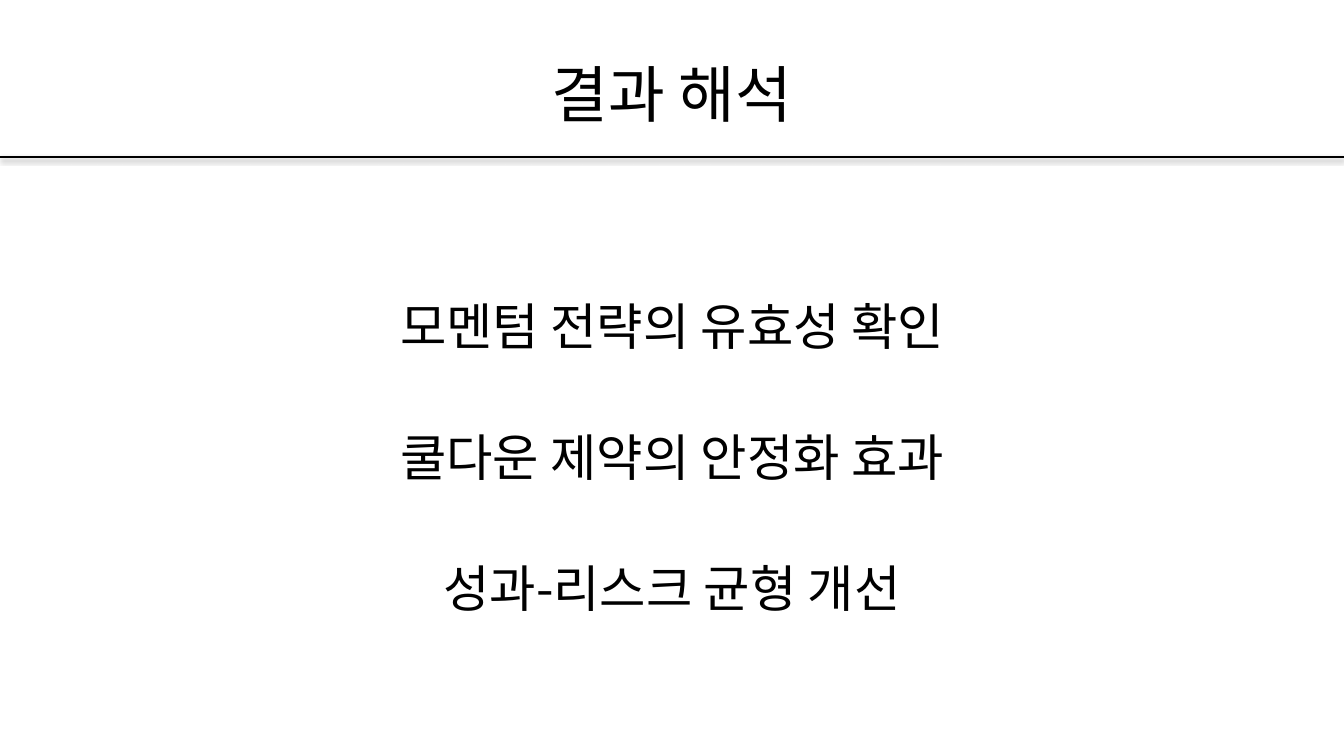
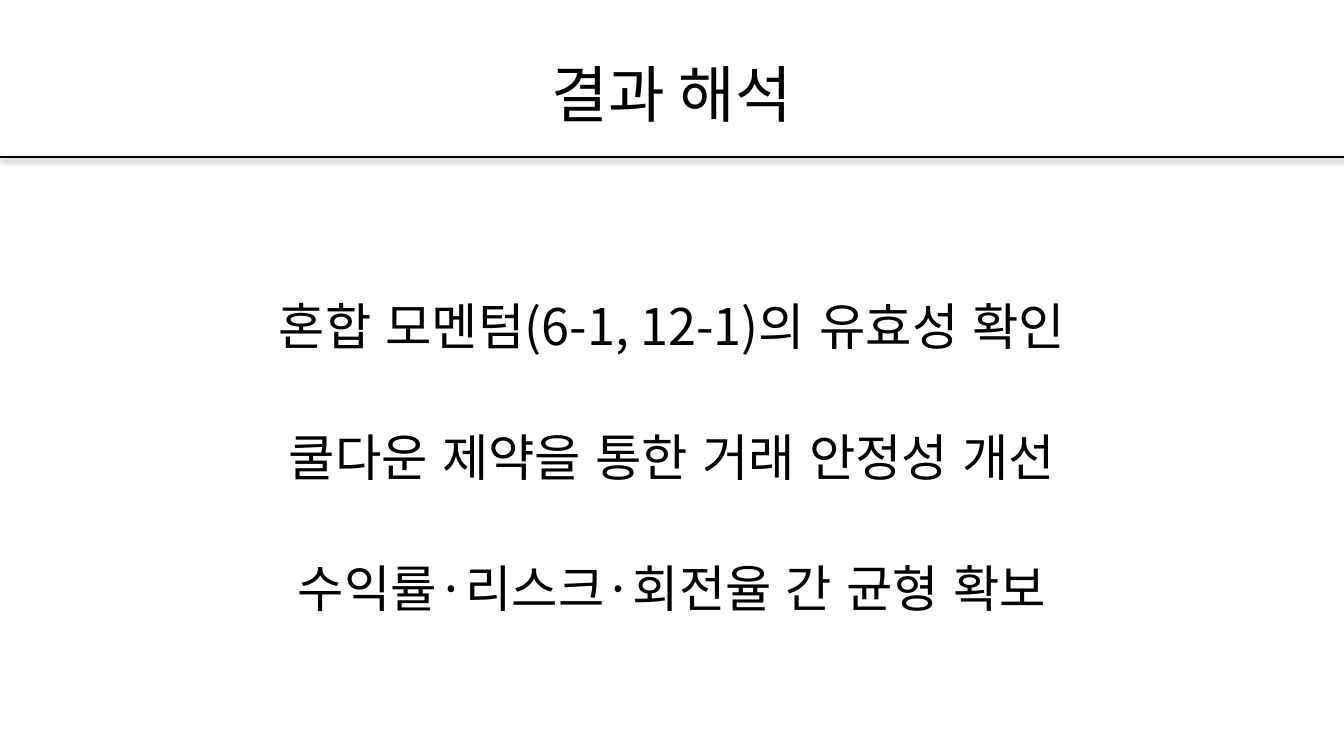
Before and after one commit to pdhman/KDT-AI-, a slide deck: slide 16 of 알파카_쿨다운_모멘텀_전략_발표초안.pptx (slide 10 before the commit). Drawn at 1344x756 pixels with LibreOffice and Linux fonts; fonts in the diff are those of the drawing. Boxes give left, top, right and bottom in pixels: in the first picture for what was removed or moved away, otherwise in the second. Text is boxed around its words. In the diff, an @@ line names an element or a change of style, - is before the commit and + after.

```diff
--- a/알파카_쿨다운_모멘텀_전략_발표초안.pptx
+++ b/알파카_쿨다운_모멘텀_전략_발표초안.pptx
@@ text at (279, 302, 1066, 611): text changed @@
-모멘텀 전략의 유효성 확인
-쿨다운 제약의 안정화 효과
-성과-리스크 균형 개선
+혼합 모멘텀(6-1, 12-1)의 유효성 확인
+쿨다운 제약을 통한 거래 안정성 개선
+수익률·리스크·회전율 간 균형 확보
```
Also in this commit, not shown: 7 other slides changed, 6 slides added, 2 other files.
